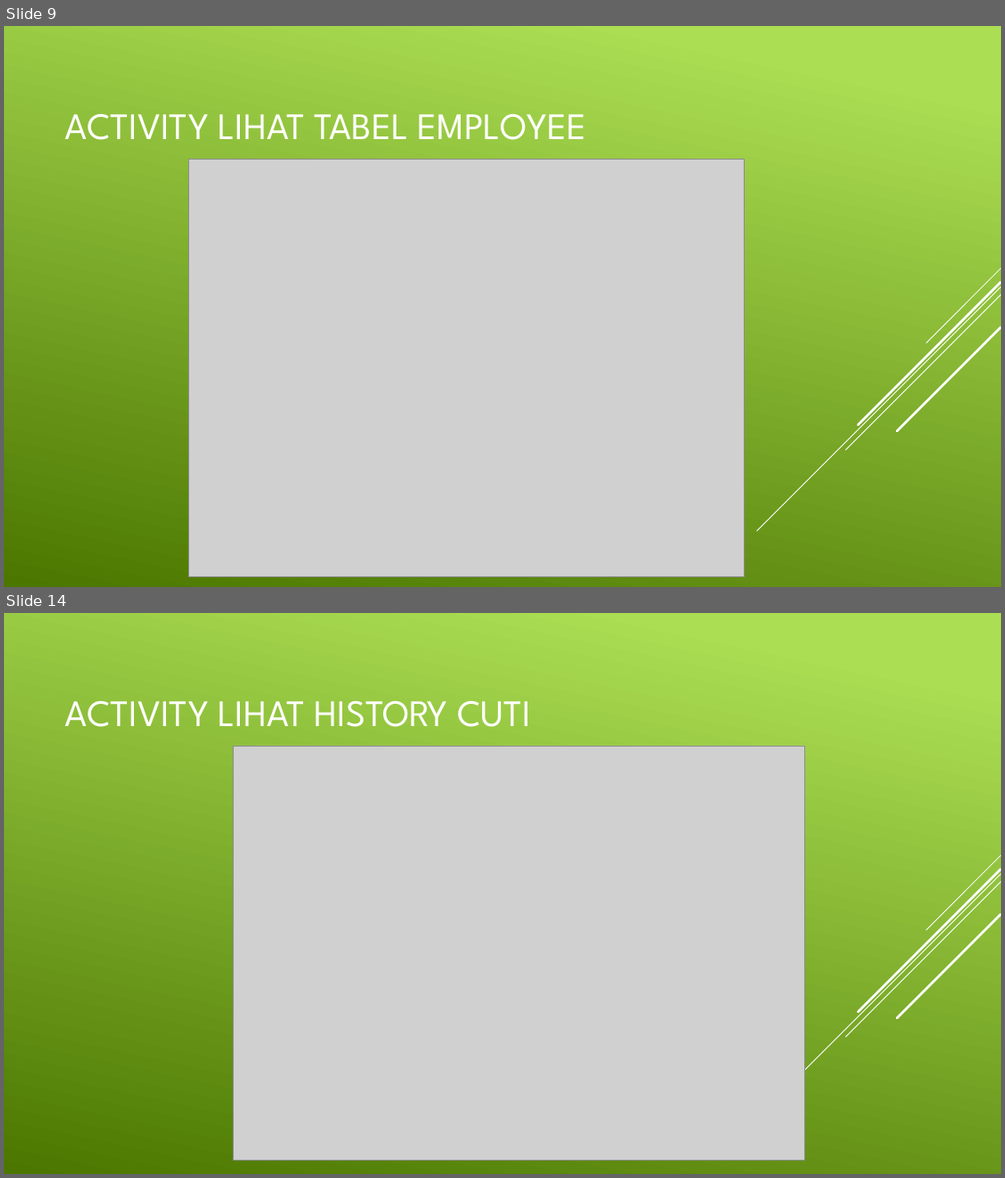
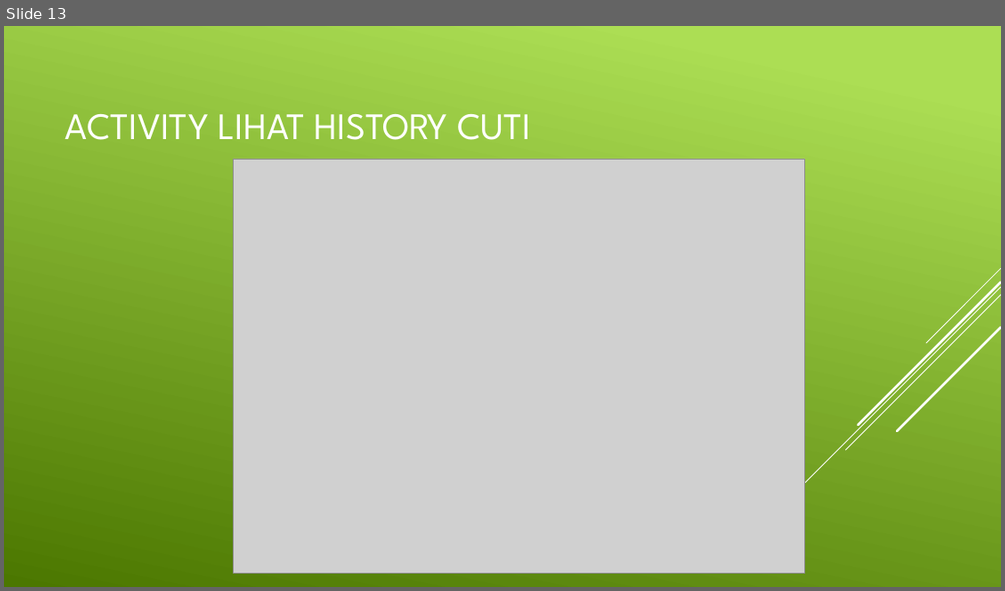
Before and after one commit to felixcandra/AplikasiCuti, a slide deck: Aplikasi Pengajuan Cuti.pptx. Shown one above the other, each under a label of ours: slides 9 and 14 before the commit, slide 13 after it; the slides between them are not shown. The pictures are 1005x1178 and 1005x591 pixels, drawn with LibreOffice and Linux fonts; fonts in the diff are those of the drawing; grey boxes stand for pictures. Boxes give left, top, right and bottom in pixels: in the first picture for what was removed or moved away, otherwise in the second. Text is boxed around its words. In the diff, an @@ line names an element or a change of style, - is before the commit and + after.

Commit message:
update ppt update deskripsi & gambar activity employee di laporan update gambar activity manage employee

```diff
--- a/Aplikasi Pengajuan Cuti.pptx
+++ b/Aplikasi Pengajuan Cuti.pptx
@@ slide 9 removed at [4,26,1001,587], background gradient #ACDF55 to #4C7800; not listed: 5 template elements that a slide beside it also shows @@
@@ title removed at [65,114,587,140] @@
-ACTIVITY LIHAT TABEL EMPLOYEE
@@ picture removed at [188,160,744,577] @@
@@ what was slide 14 is now slide 13 @@
```
Also in this commit, not shown: 2 slides changed, 3 slides added, 3 other slides removed, 5 other files.
